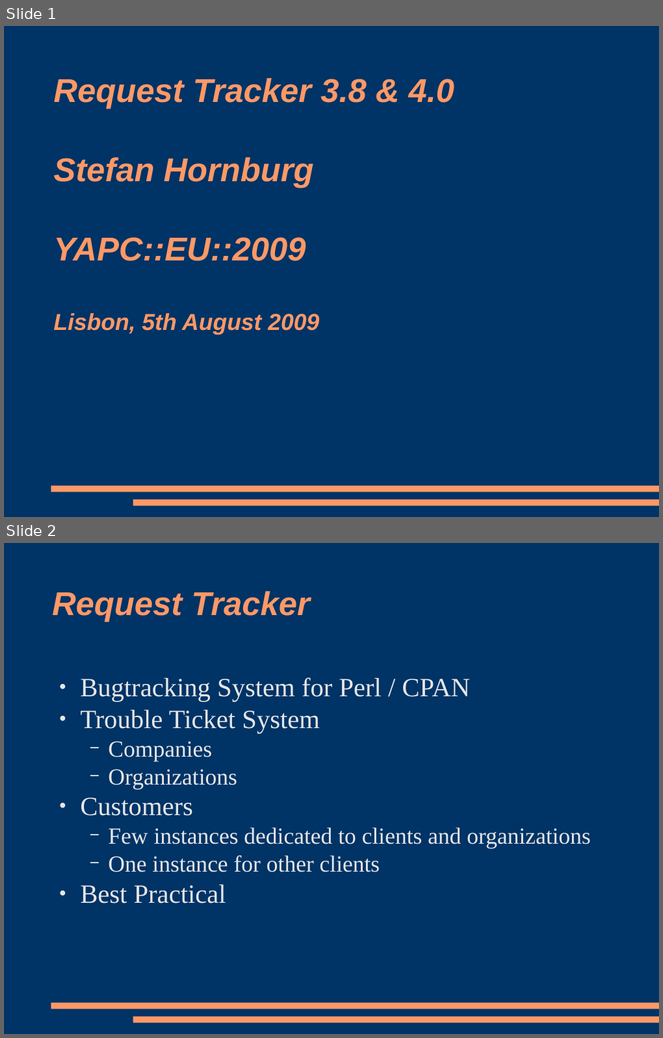
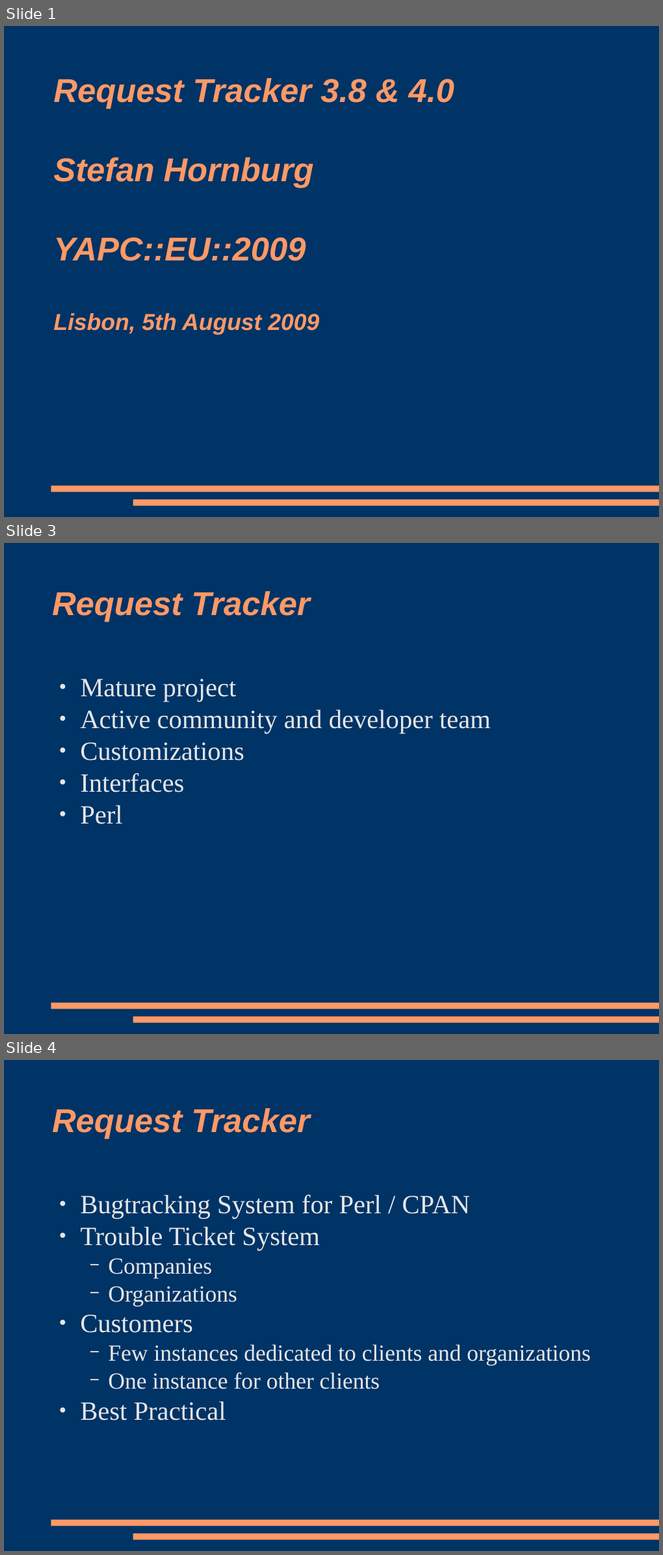
Before and after one commit to racke/Presentations, a slide deck: yapc2009/rt38.odp. Shown one above the other, each under a label of ours: slides 1 and 2 before the commit, slides 1, 3 and 4 after it; the slides between them are not shown. The pictures are 663x1038 and 663x1555 pixels, drawn with LibreOffice and Linux fonts; fonts in the diff are those of the drawing. Boxes give left, top, right and bottom in pixels: in the first picture for what was removed or moved away, otherwise in the second. Text is boxed around its words. In the diff, an @@ line names an element or a change of style, - is before the commit and + after.

```diff
--- a/yapc2009/rt38.odp
+++ b/yapc2009/rt38.odp
@@ slide 3 added at [4,543,659,1034], background #003366; not listed: 2 template elements that a slide beside it also shows @@
@@ title added at [52,591,310,622], 40 pt, text #FF9966, bold, italic @@
+Request Tracker
@@ text added at [80,679,491,824], 32 pt, text #E6E6E6 @@
+● Mature project
+● Active community and developer team
+● Customizations
+● Interfaces
+● Perl
@@ what was slide 2 is now slide 4 @@
```
Also in this commit, not shown: 7 slides changed, 5 other slides added.
